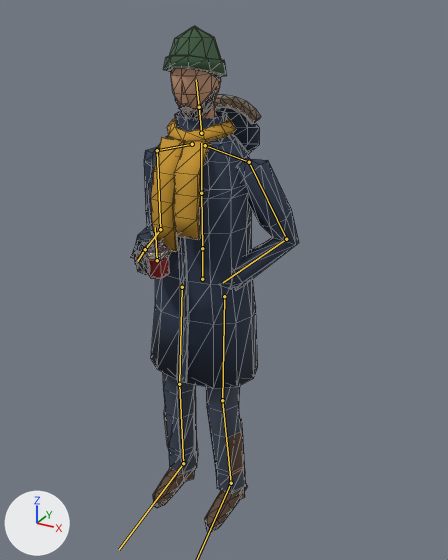
Before and after pictures for a commit that changed the glTF model site/public/models/people_man_parka.lite.glb.
One viewpoint serves both versions: a 50 mm camera at (1.031, -1.734, 1.84) aimed at (0.071, 0.012, 0.967). Lighting does not change. The marker at lower left points along +X, +Y and +Z. The first picture is the older version. Both versions are drawn at frame 0 of the action 'idle'; the numbers are the values there. The bones that change, and the others that lie on the model, are drawn over the model as lines. Mesh edges are drawn as thin lines.

The first picture shows 'body', 'mug'.
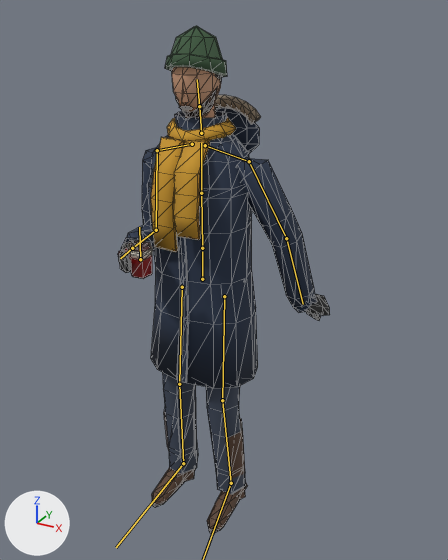
Changed parts and their boxes [x1, y1, x2, y2] in the pictures (448 x 560 px):
'body', posed (26% wider): before [130, 26, 299, 532]; after [117, 26, 330, 534]
'mug', posed (8% narrower): before [134, 242, 170, 279]; after [119, 241, 152, 278]
bone 'forearm.L', root to tip: before (286, 239) to (223, 282); after (286, 238) to (303, 304)
bone 'upperarm.R', root to tip: before (157, 150) to (160, 229); after (157, 150) to (156, 230)
bone 'foot.R', root to tip: before (183, 463) to (119, 549); after (183, 463) to (116, 547)

Patch to the scene script:
```diff
--- a/site/public/models/people_man_parka.lite.glb.py
+++ b/site/public/models/people_man_parka.lite.glb.py
@@ bone_forearm_l @@
 bone_forearm_l = bpy.data.objects['people_man_parka'].pose.bones['forearm.L']  # child of 'upperarm.L'
-bone_forearm_l.rotation_quaternion = (0.796, 0.577, 0.0, -0.183)  # degrees (70, 12, -17)
+bone_forearm_l.rotation_quaternion = (1.0, 0.0, 0.0, 0.0)  # degrees (0, 0, 0)
@@ bone_upperarm_r @@
 bone_upperarm_r = bpy.data.objects['people_man_parka'].pose.bones['upperarm.R']  # child of 'shoulder.R'
-bone_upperarm_r.rotation_quaternion = (0.998, -0.012, -0.055, 0.025)  # degrees (-1, -6, 3)
+bone_upperarm_r.rotation_quaternion = (1.0, 0.0, 0.0, 0.0)  # degrees (0, 0, 0)
@@ bone_foot_l @@
 bone_foot_l = bpy.data.objects['people_man_parka'].pose.bones['foot.L']  # child of 'shin.L'
-bone_foot_l.rotation_quaternion = (0.999, 0.023, 0.005, -0.025)  # degrees (3, 1, -3)
+bone_foot_l.rotation_quaternion = (1.0, 0.0, 0.0, 0.0)  # degrees (0, 0, 0)
@@ bone_foot_r @@
 bone_foot_r = bpy.data.objects['people_man_parka'].pose.bones['foot.R']  # child of 'shin.R'
-bone_foot_r.rotation_quaternion = (1.0, 0.008, -0.007, 0.024)  # degrees (1, -1, 3)
+bone_foot_r.rotation_quaternion = (1.0, 0.0, 0.0, 0.0)  # degrees (0, 0, 0)
```
